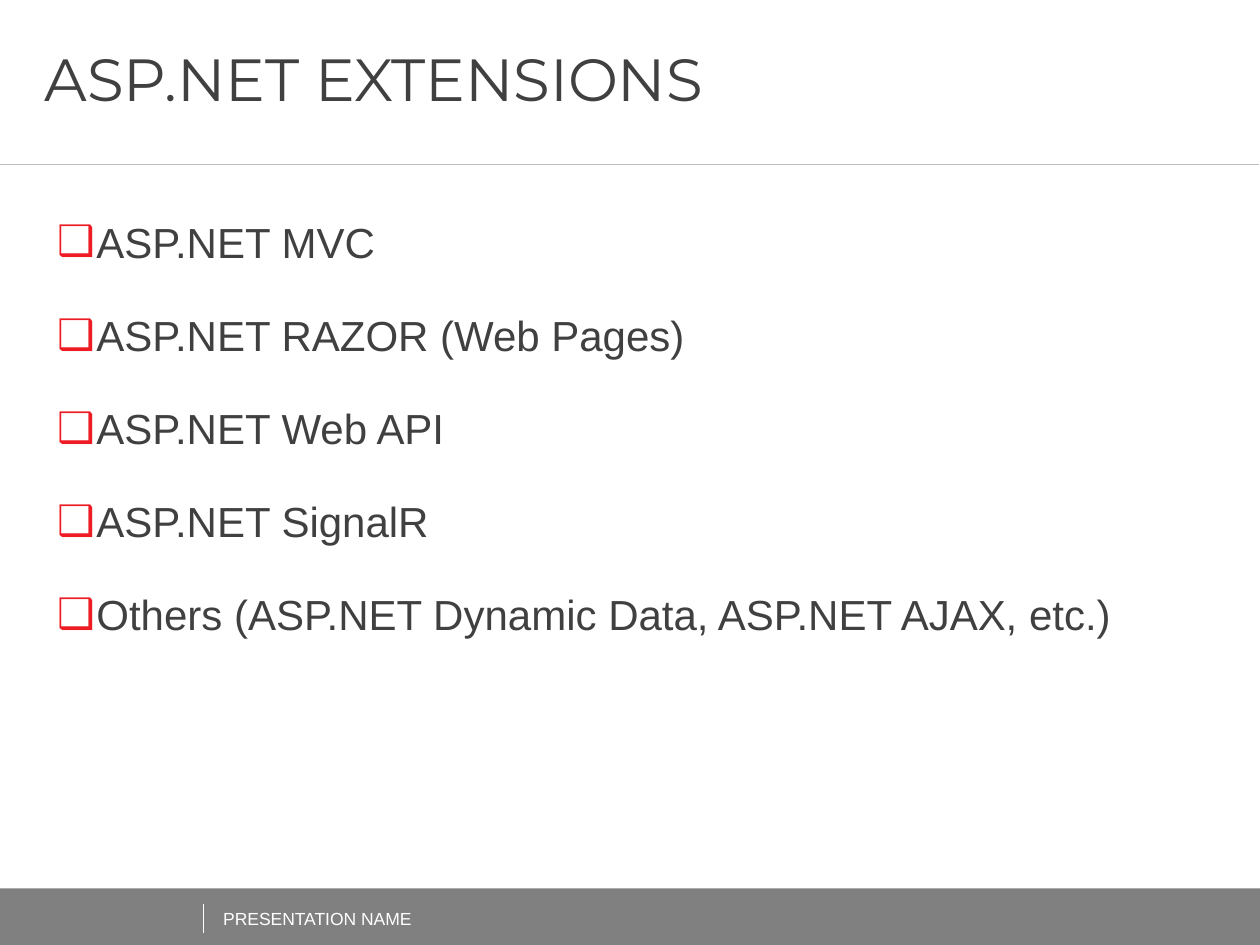
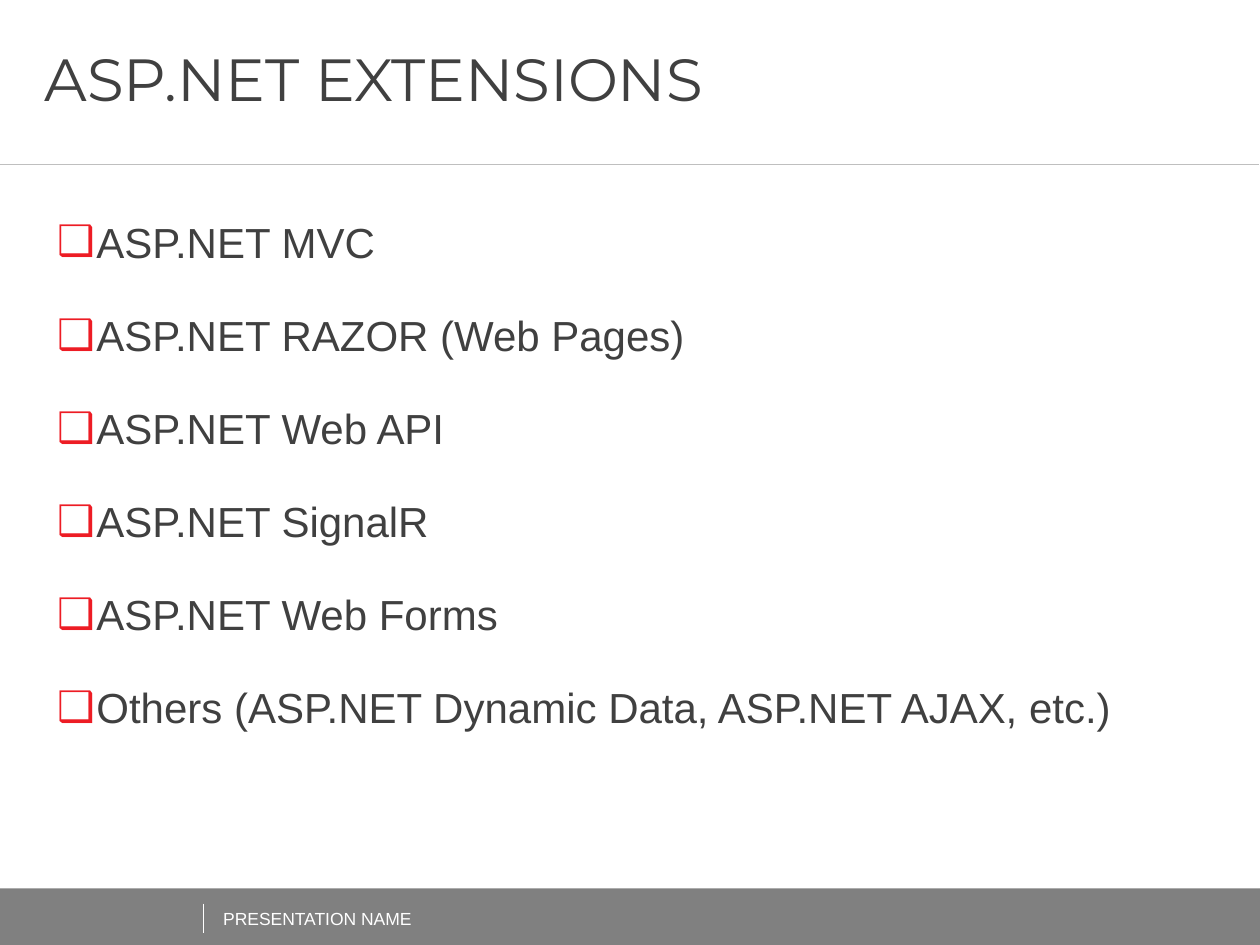
Before and after one commit to AndreiShenets/ASP.NET-Lectures, a slide deck: slide 8 of ASP.NET - iTechArt 2018.pptx. Drawn at 1260x945 pixels with LibreOffice and Linux fonts; fonts in the diff are those of the drawing; background and template pictures are left out. Boxes give left, top, right and bottom in pixels: in the first picture for what was removed or moved away, otherwise in the second. Text is boxed around its words. In the diff, an @@ line names an element or a change of style, - is before the commit and + after.

```diff
--- a/ASP.NET - iTechArt 2018.pptx
+++ b/ASP.NET - iTechArt 2018.pptx
@@ text at (96, 599, 498, 631): paragraph added @@
+❑ ASP.NET Web Forms
```
Also in this commit, not shown: 2 other slides changed, 51 slides added.
